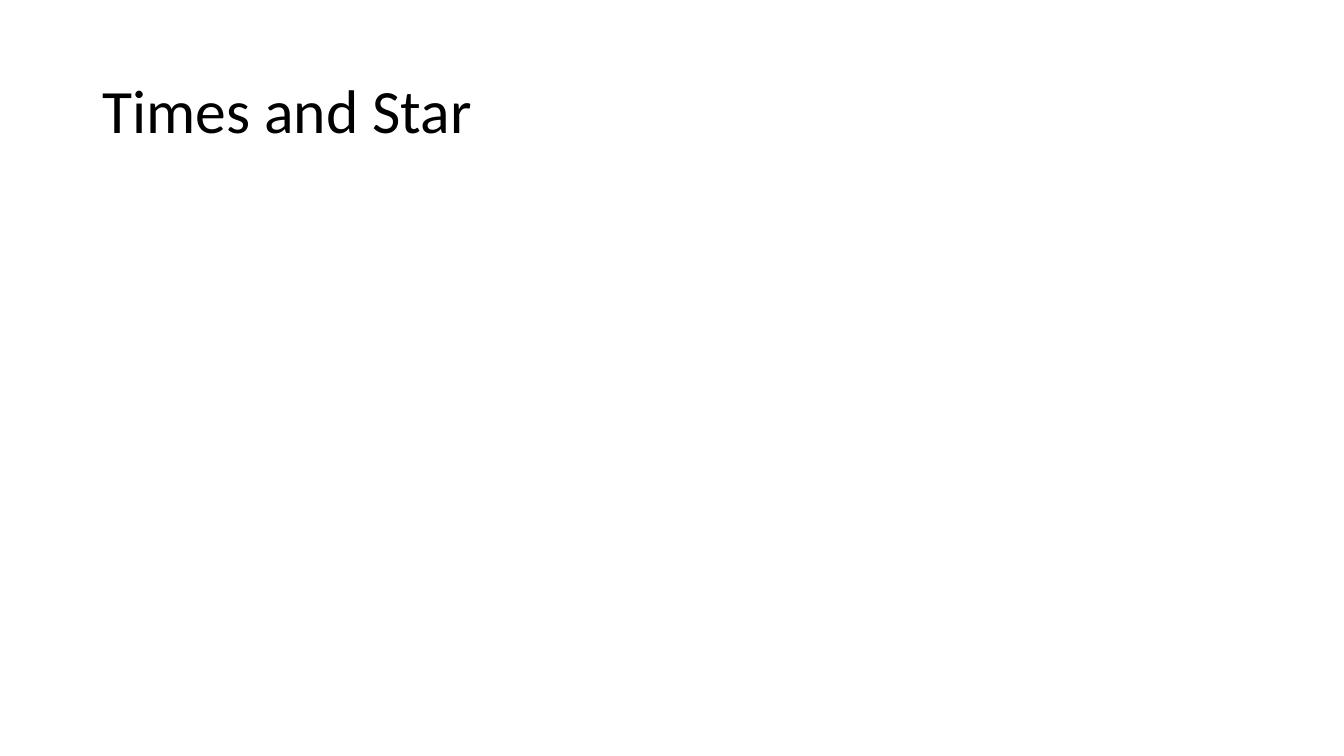
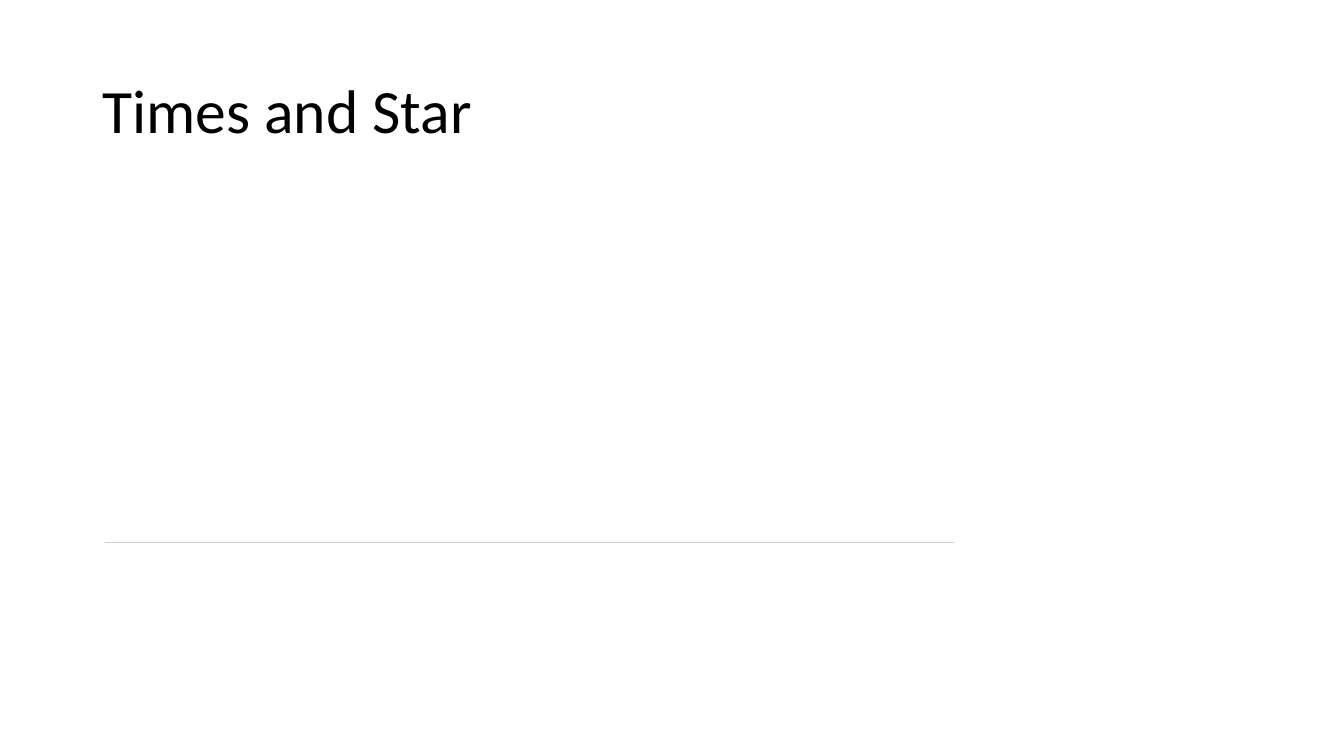
Before and after one commit to Helli/fds_seminar, a slide deck: slide 9 of slides.pptx. Drawn at 1344x756 pixels with LibreOffice and Linux fonts; fonts in the diff are those of the drawing; grey boxes stand for pictures. Boxes give left, top, right and bottom in pixels: in the first picture for what was removed or moved away, otherwise in the second. Text is boxed around its words. In the diff, an @@ line names an element or a change of style, - is before the commit and + after.

```diff
--- a/slides.pptx
+++ b/slides.pptx
@@ line added from (105, 542) to (955, 542), #D0CECE 0.5 pt @@
```
Also in this commit, not shown: 8 other slides changed, 3 slides added, 2 slides removed.
